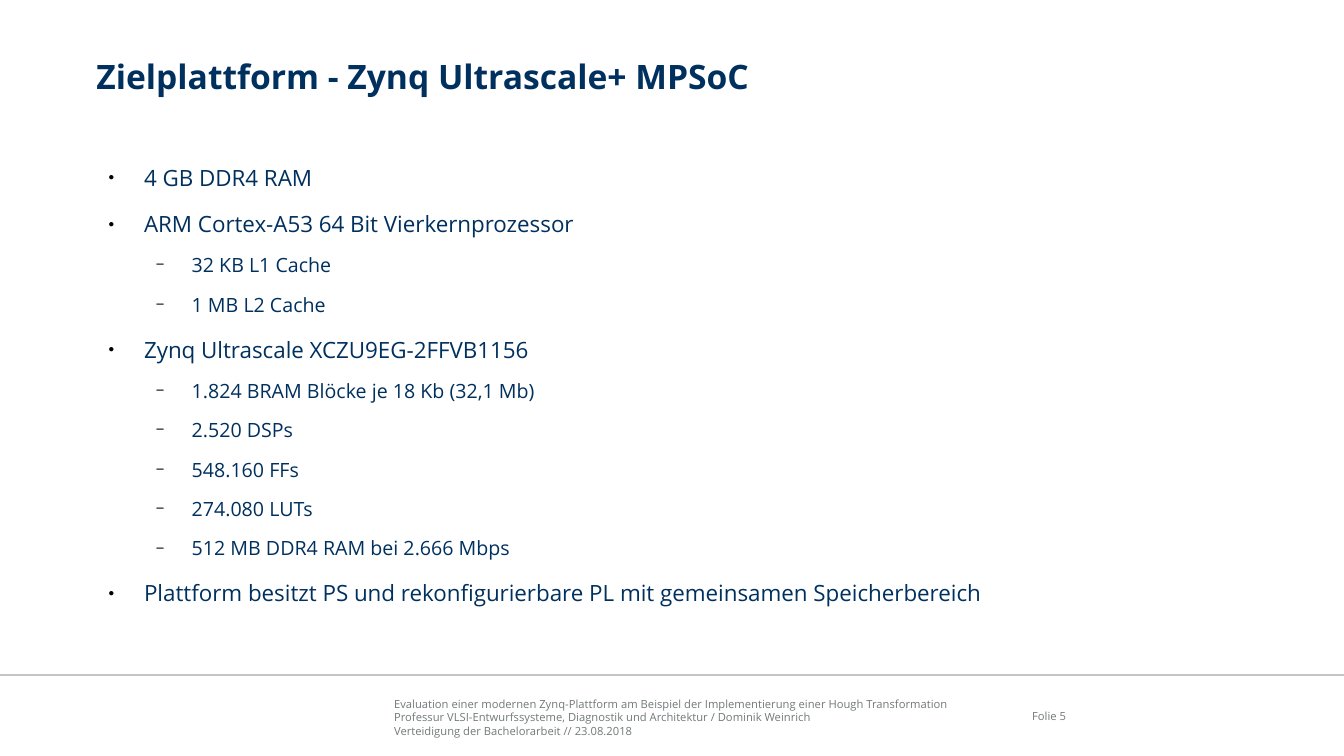
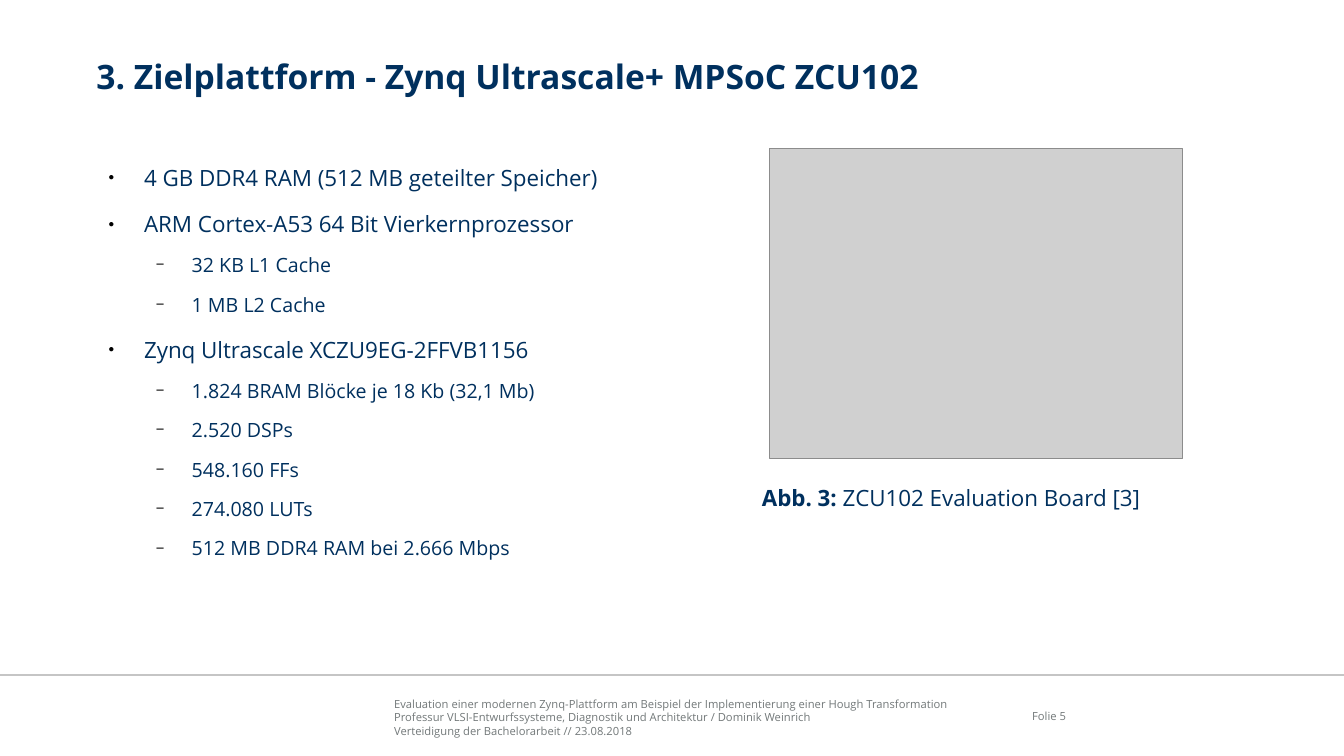
Before and after one commit to freeDom-/hough, a slide deck: slide 5 of Verteidigung/Verteidigung.odp. Drawn at 1344x756 pixels with LibreOffice and Linux fonts; fonts in the diff are those of the drawing; grey boxes stand for pictures; background and template pictures are left out. Boxes give left, top, right and bottom in pixels: in the first picture for what was removed or moved away, otherwise in the second. Text is boxed around its words. In the diff, an @@ line names an element or a change of style, - is before the commit and + after.

```diff
--- a/Verteidigung/Verteidigung.odp
+++ b/Verteidigung/Verteidigung.odp
@@ title at box(96, 63, 918, 97): text changed @@
-Zielplattform - Zynq Ultrascale+ MPSoC
+3. Zielplattform - Zynq Ultrascale+ MPSoC ZCU102
@@ picture added at box(770, 149, 1183, 459) @@
@@ text at box(144, 169, 598, 191): text changed @@
-● 4 GB DDR4 RAM
+● 4 GB DDR4 RAM (512 MB geteilter Speicher)
@@ text added at box(762, 489, 1140, 510), 16 pt, text #00305E @@
+Abb. 3: ZCU102 Evaluation Board [3]
@@ text at box(144, 584, 980, 607): paragraph removed @@
-● Plattform besitzt PS und rekonfigurierbare PL mit gemeinsamen Speicherbereich
```
Also in this commit, not shown: 24 other slides changed, 2 slides removed, 4 other files.
